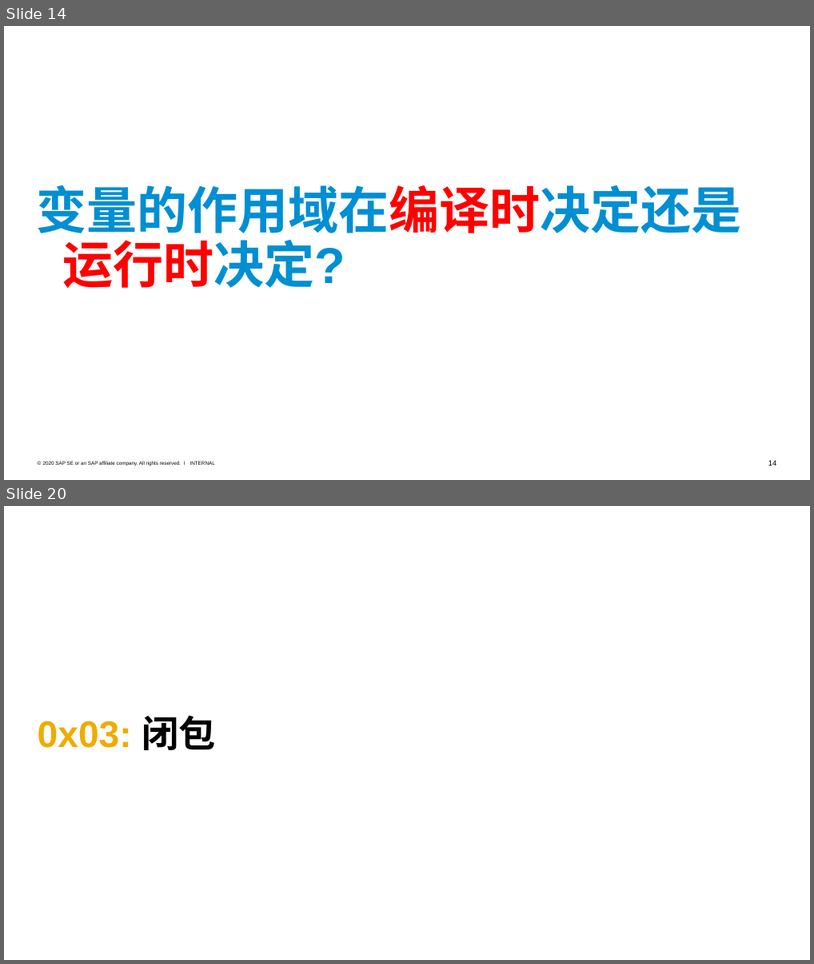
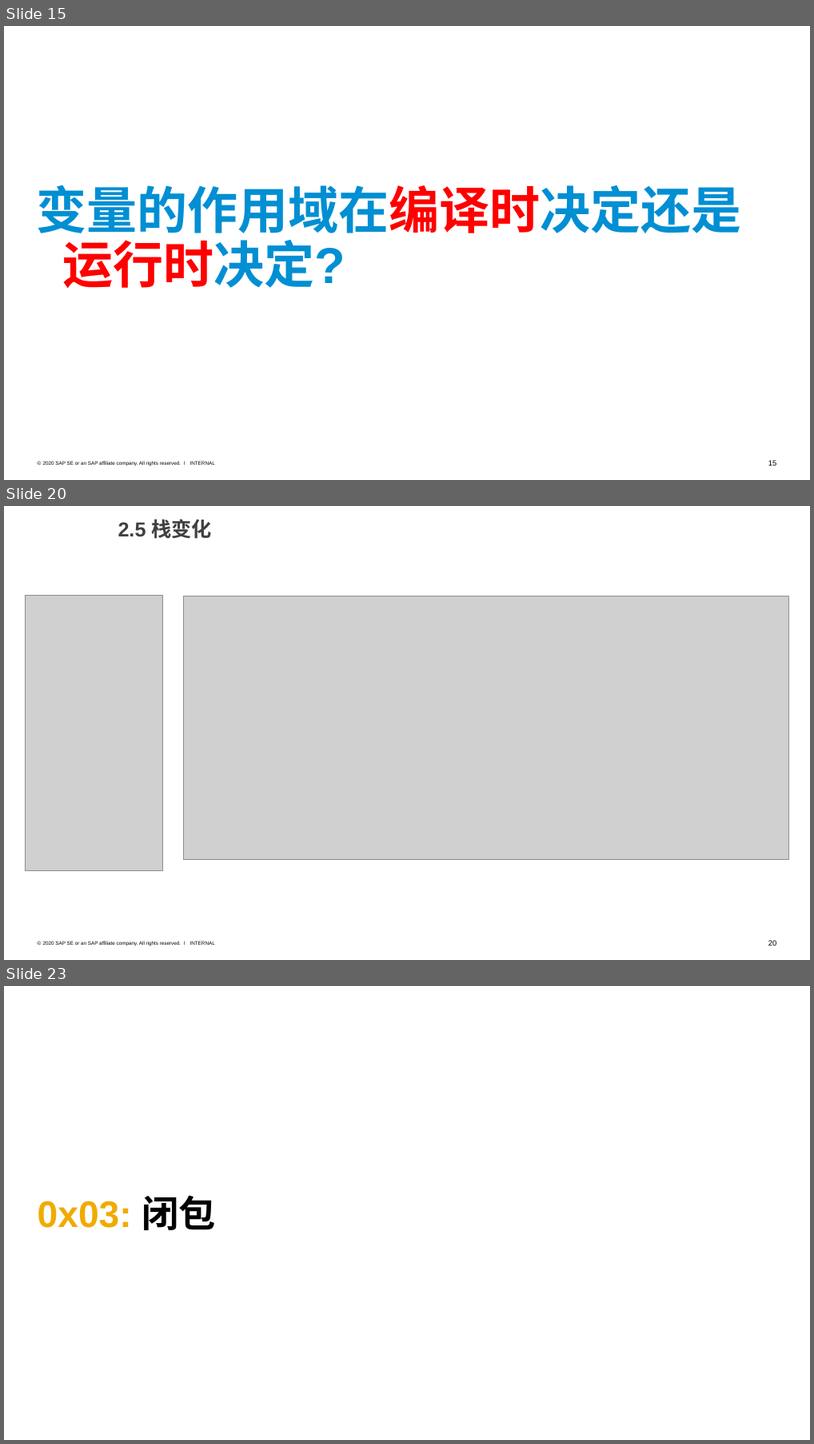
Before and after one commit to jiweiyuan/programmer, a slide deck: programming/scope-and-closure/作用域与闭包.pptx. Shown one above the other, each under a label of ours: slides 14 and 20 before the commit, slides 15, 20 and 23 after it; the slides between them are not shown. The pictures are 814x964 and 814x1444 pixels, drawn with LibreOffice and Linux fonts; fonts in the diff are those of the drawing; grey boxes stand for pictures. Boxes give left, top, right and bottom in pixels: in the first picture for what was removed or moved away, otherwise in the second. Text is boxed around its words. In the diff, an @@ line names an element or a change of style, - is before the commit and + after.

```diff
--- a/programming/scope-and-closure/作用域与闭包.pptx
+++ b/programming/scope-and-closure/作用域与闭包.pptx
@@ slide 20 added at (4,506,810,960), background #FFFFFF; not listed: 3 template elements that a slide beside it also shows @@
@@ text added at (118,519,213,539), 24 pt, text #404040, bold @@
+2.5 栈变化
@@ picture added at (25,596,163,870) @@
@@ picture added at (183,596,790,859) @@
@@ what was slide 14 is now slide 15 @@
@@ page number at (769,460,778,465): text changed @@
-14
+15
@@ what was slide 20 is now slide 23 @@
```
Also in this commit, not shown: 9 slides changed, 2 other slides added, 4 other files.
